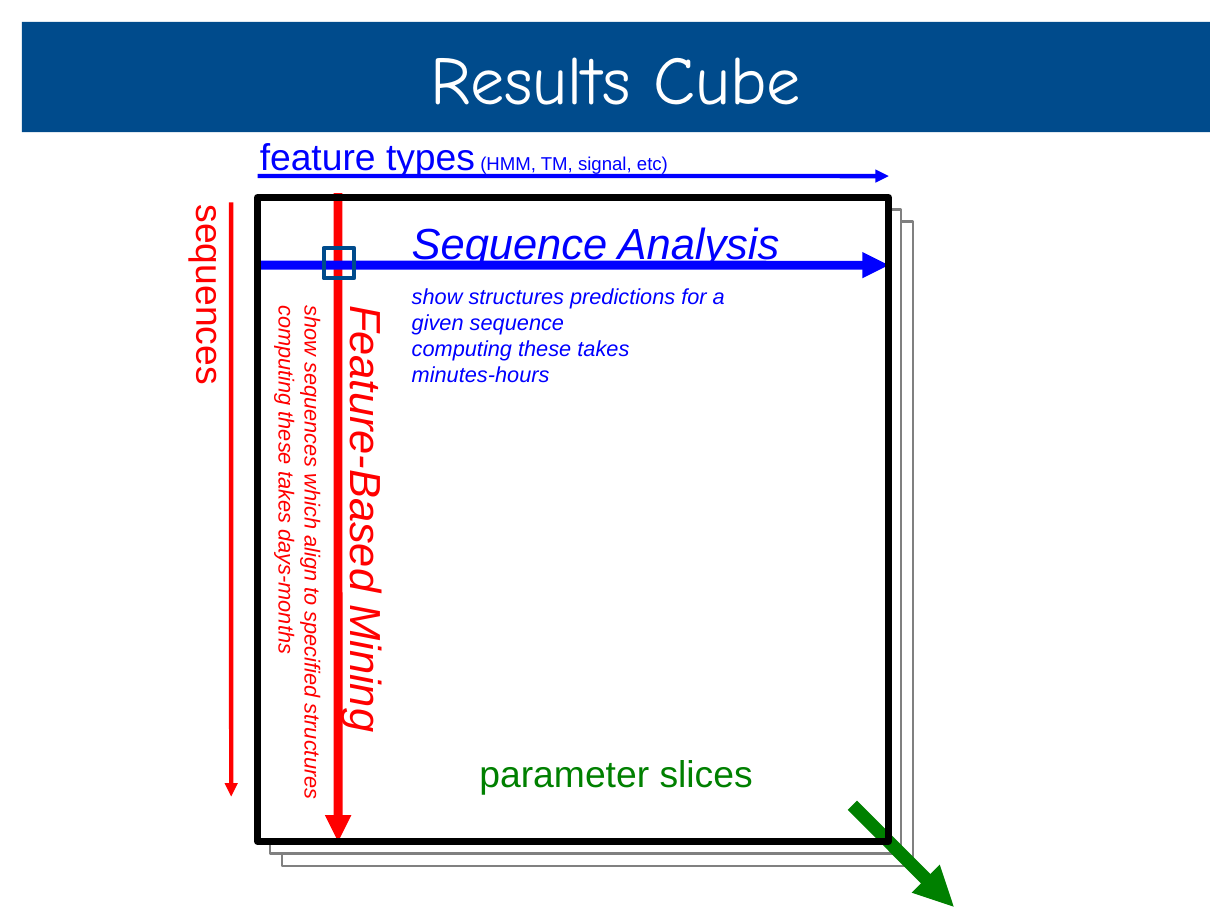
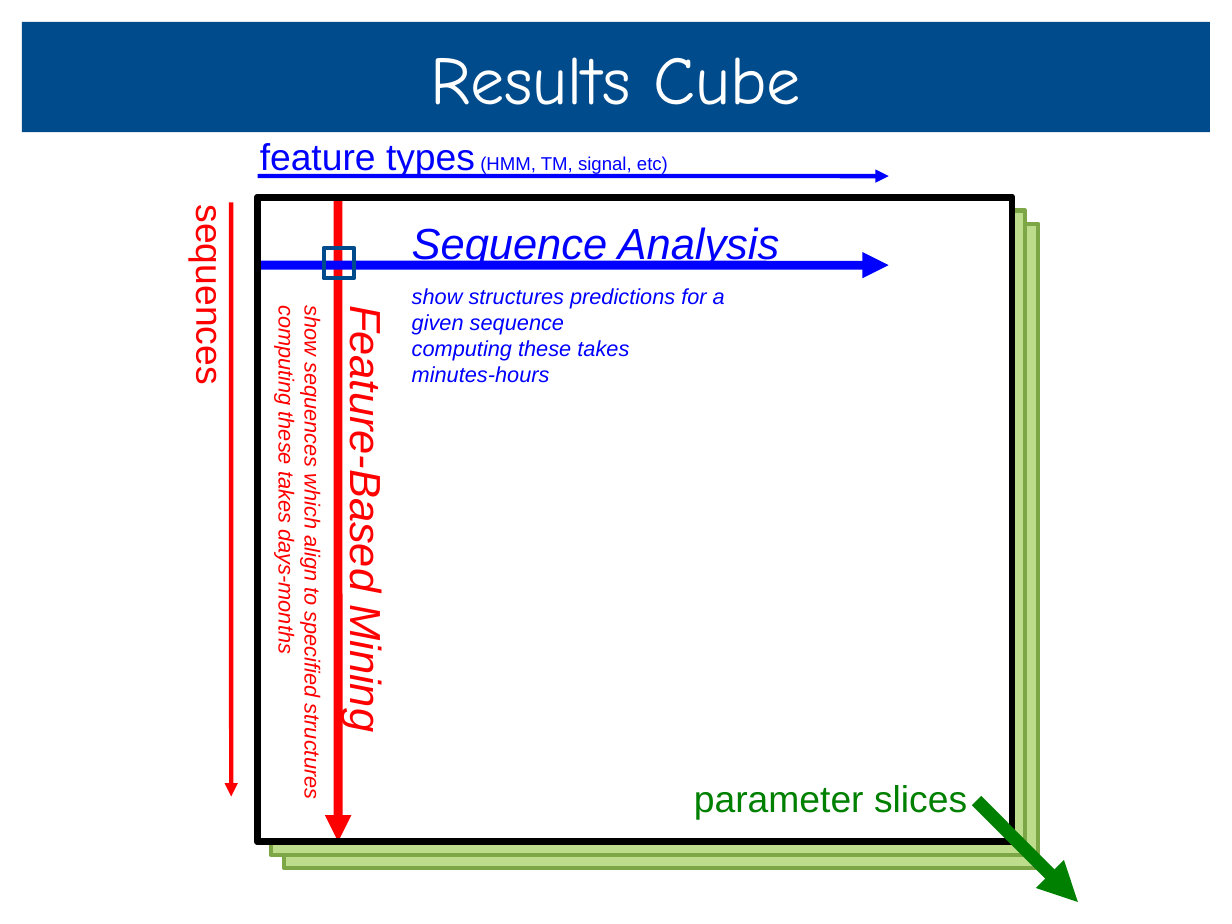
Before and after one commit to unison/unison, a slide deck: slide 10 of doc/unison-tutorial.odp. Drawn at 1232x924 pixels with LibreOffice and Linux fonts; fonts in the diff are those of the drawing. Boxes give left, top, right and bottom in pixels: in the first picture for what was removed or moved away, otherwise in the second. Text is boxed around its words. In the diff, an @@ line names an element or a change of style, - is before the commit and + after.

Commit message:
minor update to "results cube" slide; added .ppt version

```diff
--- a/doc/unison-tutorial.odp
+++ b/doc/unison-tutorial.odp
@@ rectangle resized from (x1=257, y1=198, x2=889, y2=842) to (x1=257, y1=198, x2=1012, y2=842) @@
@@ rectangle resized from (x1=257, y1=198, x2=889, y2=842) to (x1=257, y1=198, x2=1012, y2=842) @@
@@ rectangle at (x1=257, y1=198, x2=1012, y2=842): outline #000000 2.83 pt to #000000 4.25 pt @@
@@ rectangle resized from (x1=269, y1=209, x2=901, y2=853) to (x1=271, y1=210, x2=1025, y2=854) @@
@@ rectangle at (x1=271, y1=210, x2=1025, y2=854): fill #FFFFFF to #BDDD8D; outline #808080 1.42 pt to #7DA647 2.83 pt @@
@@ rectangle at (x1=284, y1=224, x2=1039, y2=868): fill #FFFFFF to #BDDD8D; outline #808080 1.42 pt to #7DA647 2.83 pt @@
@@ rectangle resized from (x1=282, y1=221, x2=913, y2=865) to (x1=284, y1=224, x2=1039, y2=868) @@
@@ text "parameter slices" moved from (x1=479, y1=760, x2=753, y2=795) to (x1=694, y1=785, x2=967, y2=820) @@
@@ arrow moved from (853, 805) - (954, 907) to (977, 800) - (1079, 902) @@
```
Also in this commit, not shown: 2 other slides changed, 1 other file.
